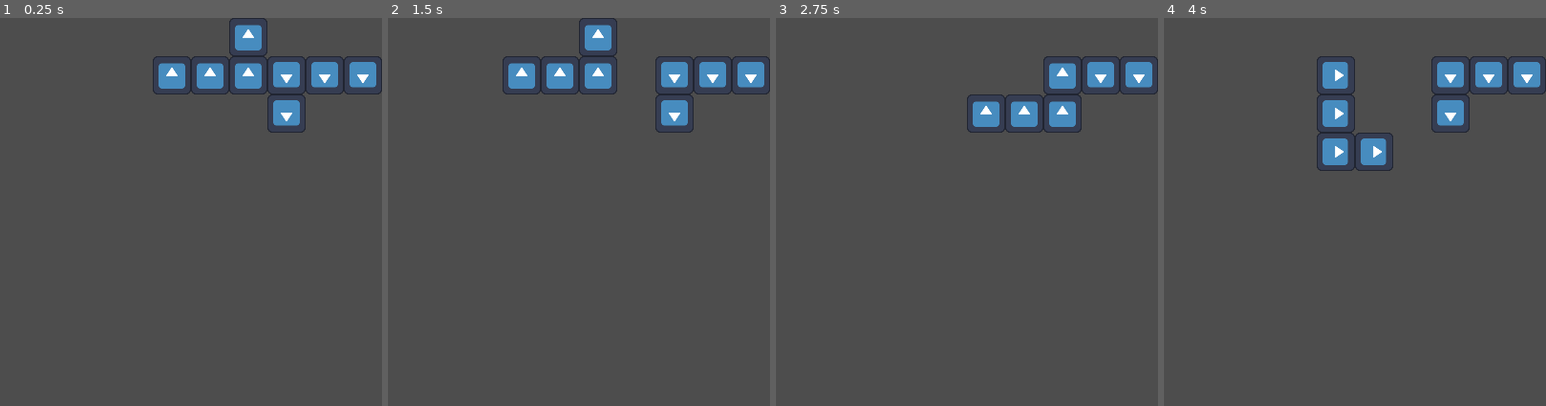
Above: before the commit, frames 1-4 (left to right).
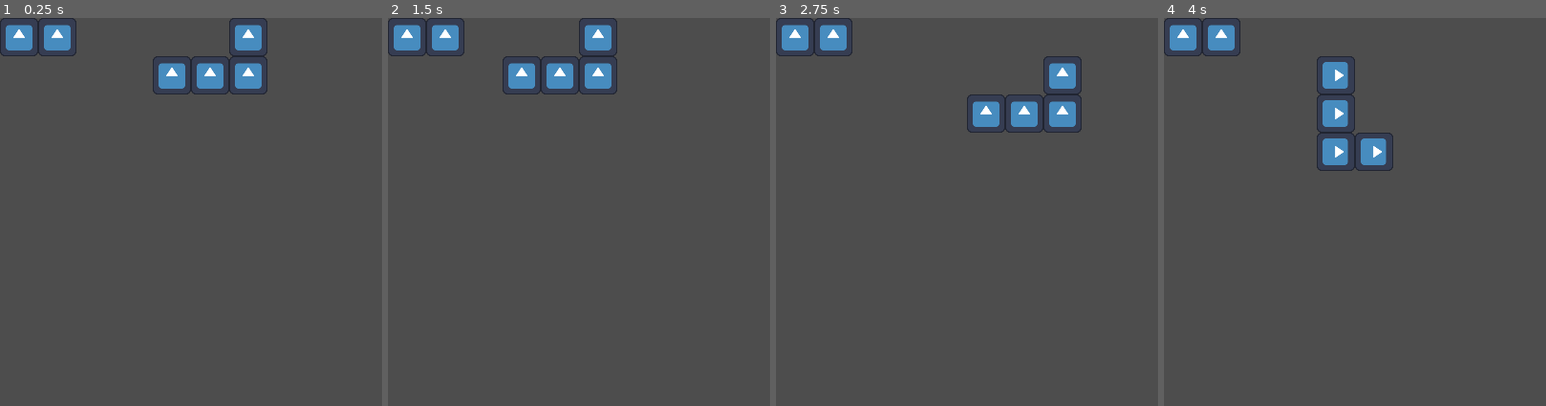
Above: after the commit, the same moments.

Repository: kolulu23/godot4-rc1-test-tetris
Game: Godot game, scene res://Main.tscn
Two runs of this game, one before a commit and one after it. Both use one fixed random seed, a clock stepped at 60 frames per second and the inputs below. The engine's default icon, where the game draws it, is replaced by a stand-in: a white triangle on a blue panel in a dark square.
Inputs:
- Up to frame 1 (0.25 s): no input
- Up to frame 2 (1.5 s): tap Enter at 0.5 s; hold Right (tetro_move_right) 0.53-1.28 s; hold Down (tetro_soft_drop) 0.53-1.28 s; tap R (restart) at 1.25 s; hold Left (tetro_move_left) from 1.28 s (still down); tap Space (tetro_hard_drop) at 1.35 s
- Up to frame 3 (2.75 s): tap Down (tetro_soft_drop) at 1.55, 2.3 s; tap R (restart) at 2 s; release Left (tetro_move_left) at 2.03 s; hold Right (tetro_move_right) from 2.03 s (still down); hold Shift (tetro_hold) from 2.03 s (still down)
- Up to frame 4 (4 s): tap R (restart) at 2.75, 3.5 s; release Shift (tetro_hold) at 2.78 s; tap Z (tetro_rotate_ccw) at 2.85 s; tap Down (tetro_soft_drop) at 3.05, 3.8 s; release Right (tetro_move_right) at 3.53 s; hold Left (tetro_move_left) from 3.53 s (still down); hold Up (tetro_rotate_cw) from 3.53 s (still down)

The runs differ from the first frame. In frame 1, 3.3% of the frame differs, in the area x 0-100%, y 0-30%; in frame 2, 3.3%; in frame 3, 2.2%; in frame 4, 3.3%.

Commit message:
Sync movement in cells and sprites, also remove some unnecessary methods

Diff:
--- a/Main.tscn
+++ b/Main.tscn
@@ -10,8 +10,7 @@
 [node name="Arena" parent="." instance=ExtResource("1_ayx2w")]
 
 [node name="Tetro_J" parent="Arena" instance=ExtResource("4_ml6h1")]
-position = Vector2(408, 72)
-rotation = 3.14159
+position = Vector2(24, 24)
 
 [node name="x" type="Control" parent="."]
 layout_mode = 3
--- a/script/Arena.gd
+++ b/script/Arena.gd
@@ -32,15 +32,15 @@
 	# Set "allow_echo" to true so when player holds these key they can still move tetrominos
 	# TODO Set a custome timeout to action hold time
 	if event.is_action_pressed("tetro_move_left", true):
-		self.try_move_left(active_tetromino)
+		$CellManager.move_tetro_cells_to(active_tetromino, Vector2i.LEFT)
 		_debug_print()
 	if event.is_action_pressed("tetro_move_right", true):
-		self.try_move_right(active_tetromino)
+		$CellManager.move_tetro_cells_to(active_tetromino, Vector2i.RIGHT)
 		_debug_print()
 	if event.is_action_pressed("tetro_soft_drop", true):
 		# Stop and restart the timer to avoid accelaration
 		$TetrominoDropTimer.stop()
-		self.try_move_down(active_tetromino)
+		$CellManager.move_tetro_cells_to(active_tetromino, Vector2i.DOWN)
 		$TetrominoDropTimer.start()
 		_debug_print()
 	if event.is_action_pressed("tetro_hard_drop"):
@@ -51,30 +51,6 @@
 		self.try_rotate_ccw(active_tetromino)
 	if event.is_action_pressed("tetro_hold"):
 		print("todo, hold ", active_tetromino)
-
-
-func try_move_left(tetro: Tetromino):
-	# TODO Check boundary
-	var src_cell_positions = CellManager.get_cell_positions_of_tetro(tetro)
-	tetro.move_left()
-	var dest_cell_positions = CellManager.get_cell_positions_of_tetro(tetro)
-	$CellManager.move_tetro_cells(tetro, src_cell_positions, dest_cell_positions)
-
-
-func try_move_right(tetro: Tetromino):
-	# TODO Check boundary
-	var src_cell_positions = CellManager.get_cell_positions_of_tetro(tetro)
-	tetro.move_right()
-	var dest_cell_positions = CellManager.get_cell_positions_of_tetro(tetro)
-	$CellManager.move_tetro_cells(tetro, src_cell_positions, dest_cell_positions)
-
-
-func try_move_down(tetro: Tetromino):
-	# TODO Check boundary
-	var src_cell_positions = CellManager.get_cell_positions_of_tetro(tetro)
-	tetro.move_down()
-	var dest_cell_positions = CellManager.get_cell_positions_of_tetro(tetro)
-	$CellManager.move_tetro_cells(tetro, src_cell_positions, dest_cell_positions)
 
 
 func try_rotate_cw(tetro: Tetromino):
--- a/script/CellManager.gd
+++ b/script/CellManager.gd
@@ -21,6 +21,13 @@
 	self.cells[idx] = cell
 
 
+static func get_pixel_position(cell_position: Vector2i) -> Vector2:
+	# TetroBlock.BLOCK_SIZE_HALF is our offset to both (x, 0) and (0, y)
+	var x: float = cell_position.x * TetroBlock.BLOCK_SIZE + TetroBlock.BLOCK_SIZE_HALF
+	var y: float = cell_position.y * TetroBlock.BLOCK_SIZE + TetroBlock.BLOCK_SIZE_HALF
+	return Vector2(x, y)
+
+
 ## Get cell position in (x, y) of given pixel position of a single cell
 ## Sicne we only store TetroBlock in our cells, and TetroBlock is a square with centered sprites,
 ## we can get its cells position if it moves by block size.
@@ -29,6 +36,15 @@
 	var x: int = floori(pixel_position.x / TetroBlock.BLOCK_SIZE)
 	var y: int = floori(pixel_position.y / TetroBlock.BLOCK_SIZE)
 	return Vector2i(x, y)
+
+
+## Get cell positions in (x, y) for each items in [code]pixel_positions[/code]. See [member get_cell_position]
+static func get_cell_positions(pixel_positions: Array[Vector2]) -> Array[Vector2i]:
+	var cell_positions: Array[Vector2i] = []
+	for pixel_position in pixel_positions:
+		var cell_position = CellManager.get_cell_position(pixel_position)
+		cell_positions.push_back(cell_position)
+	return cell_positions
 
 
 static func get_cell_positions_of_tetro(tetro: Tetromino) -> Array[Vector2i]:
@@ -60,12 +76,31 @@
 	for i in range(dest_array.size()):
 		self.set_cell(dest_array[i], blocks[i])
 
+## This method updates tetro's cell position and its sprite position
+func move_tetro_cells_to(tetro: Tetromino, direction: Vector2i):
+	var src_cell_positions = CellManager.get_cell_positions_of_tetro(tetro)
+	var dest_cell_positions: Array[Vector2i] = []
+	for cell_positon in src_cell_positions:
+		dest_cell_positions.push_back(cell_positon + direction)
+	if not dest_cell_positions.all(self.is_cell_inbound):
+		return
+	self.move_tetro_cells(tetro, src_cell_positions, dest_cell_positions)
+	tetro.move_to(direction)
+
 
 ## Place each tetro block into their cell position, this method does not care whether it's already in the cell or not
 func set_tetro_cells(tetro: Tetromino):
 	for block in tetro.get_children():
 		var cell_position = CellManager.get_cell_position_of_block(block, tetro)
 		self.set_cell(cell_position, block)
+
+
+func is_cell_inbound(cell_position: Vector2i) -> bool:
+	if cell_position.x < 0 or cell_position.y < 0:
+		return false
+	if cell_position.x >= self.cell_width or cell_position.y >= self.cell_height:
+		return false
+	return true
 
 
 func _debug_print() -> void:
--- a/script/Tetromino.gd
+++ b/script/Tetromino.gd
@@ -4,28 +4,6 @@
 enum TetroType { I, J, L, O, S, T, Z }
 
 var tetro_type: TetroType
-
-
-# Called when the node enters the scene tree for the first time.
-func _ready():
-	pass  # Replace with function body.
-
-
-# Called every frame. 'delta' is the elapsed time since the previous frame.
-func _process(_delta):
-	pass
-
-
-func move_left():
-	self.move_to(Vector2.LEFT)
-
-
-func move_right():
-	self.move_to(Vector2.RIGHT)
-
-
-func move_down():
-	self.move_to(Vector2.DOWN)
 
 
 ## Move to [code]direction[/code] relative to this node's parent
@@ -42,6 +20,14 @@
 func rotate_ccw():
 	self.rotation -= PI / 2
 
+
+func get_block_pixel_positions() -> Array[Vector2]:
+	var block_positions: Array[Vector2] = []
+	for block in self.get_children():
+		block_positions.push_back(self.position + block.position)
+	return block_positions
+
+
 func _debug_print():
 	for block in self.get_children():
 		## This is actually block_position_relative_to_arena
